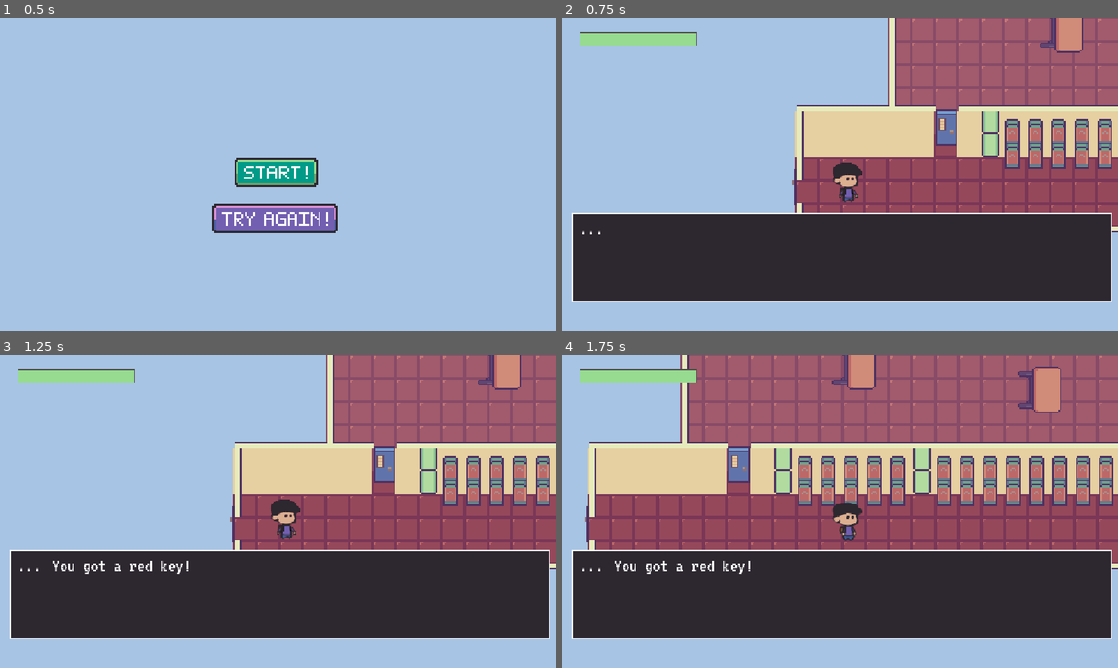
Above: before the commit, frames 1-4 (two rows, left to right).
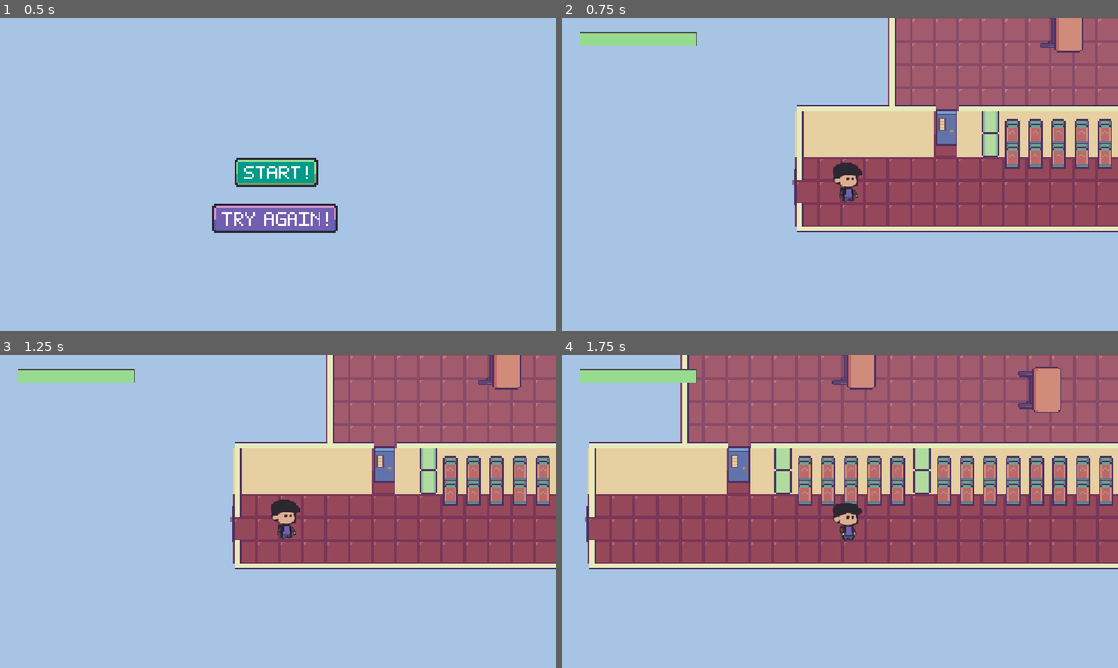
Above: after the commit, the same moments.

Repository: seat-gull/Sunny-Street-Daycare
Game: Godot game, scene res://main menu.tscn
The game is run twice, just before and just after one commit, with the same random seed, the same clock (stepped at 60 frames per second) and the same inputs.
Inputs (mouse positions are in pixels of both pictures, inside the frame that each line leads up to):
- Up to frame 1 (0.5 s): no input
- Up to frame 2 (0.75 s): click (840, 174) at 0.5 s
- Up to frame 3 (1.25 s): no input
- Up to frame 4 (1.75 s): tap Enter at 1.25 s; move the mouse to (962, 495) at 1.27 s; hold D (move_right) from 1.28 s (still down); tap Space (dash) at 1.35 s; click (962, 495) at 1.42 s

Frame 1 is identical in both runs. In frame 2, 28% of the frame differs, in the area x 1-99%, y 62-91%; in frame 3, 28%; in frame 4, 28%.

Commit message:
key bug fix

Diff:
--- a/main menu.tscn
+++ b/main menu.tscn
@@ -11,16 +11,12 @@
 func _ready() -> void:
 	pass # Replace with function body.
 
-
 # Called every frame. 'delta' is the elapsed time since the previous frame.
 func _process(delta: float) -> void:
 	pass
 
-
 func _on_start_pressed() -> void:
 	get_tree().change_scene_to_file(\"res://scenes/game.tscn\")
-
-
 
 
 func _on_exit_pressed() -> void:
--- a/scenes/key.tscn
+++ b/scenes/key.tscn
@@ -6,9 +6,19 @@
 script/source = "extends Area2D
 @export var textbox: CanvasLayer
 
-func _on_body_entered(body) :
-	textbox.animate_text(\"You got a red key!\",\"n\")
-	queue_free()
+var key_is_in_inv: bool = false
+
+func entered(body: Node2D) -> void:
+	if body.is_in_group(\"player\"):
+		if key_is_in_inv == false:
+			textbox.animate_text(\"You got a red key!\",\"n\")
+			key_is_in_inv = true
+			queue_free()
+		else:
+			textbox.hide_textbox()
+
+func _ready() -> void:
+	body_entered.connect(entered)
 "
 
 [sub_resource type="AtlasTexture" id="AtlasTexture_fttkb"]
@@ -191,6 +201,7 @@
 radius = 64.12488
 
 [node name="key" type="Area2D" unique_id=498507629]
+scale = Vector2(0.8, 0.8)
 script = SubResource("GDScript_1vivr")
 
 [node name="AnimatedSprite2D" type="AnimatedSprite2D" parent="." unique_id=1097614111]
